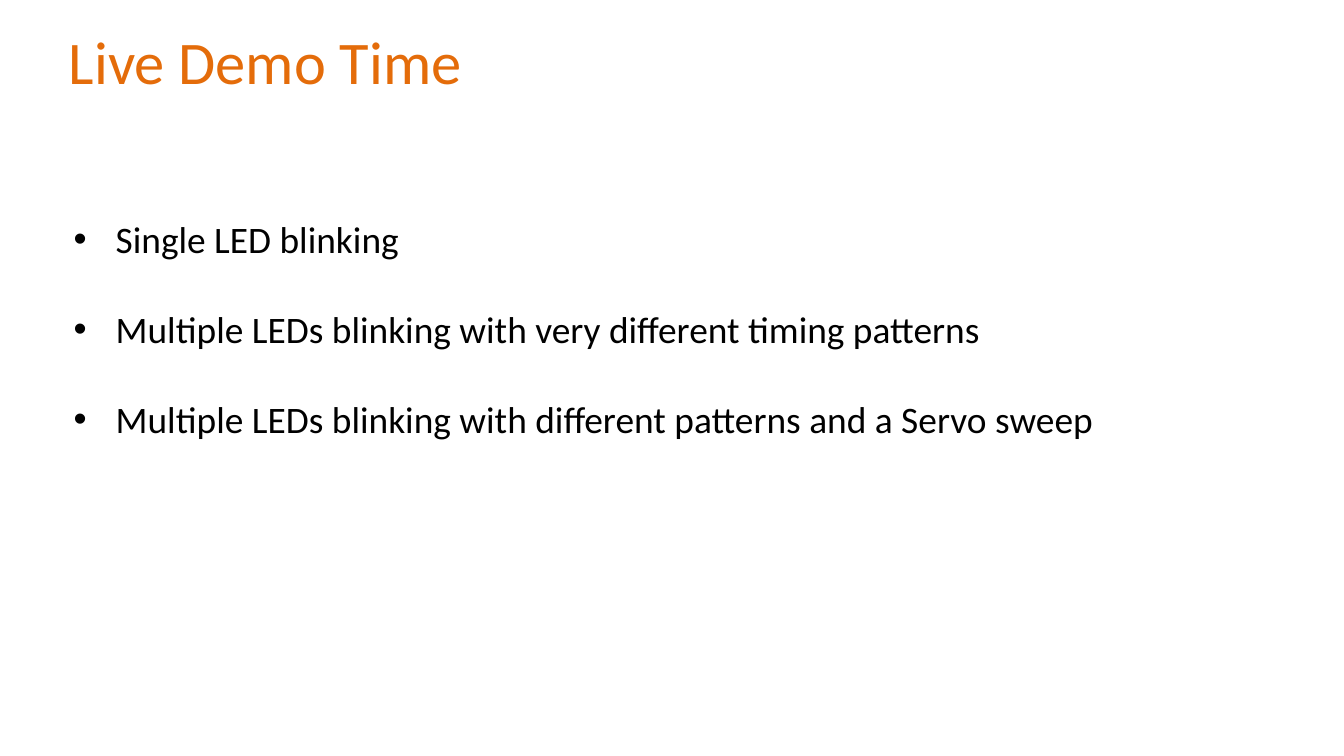
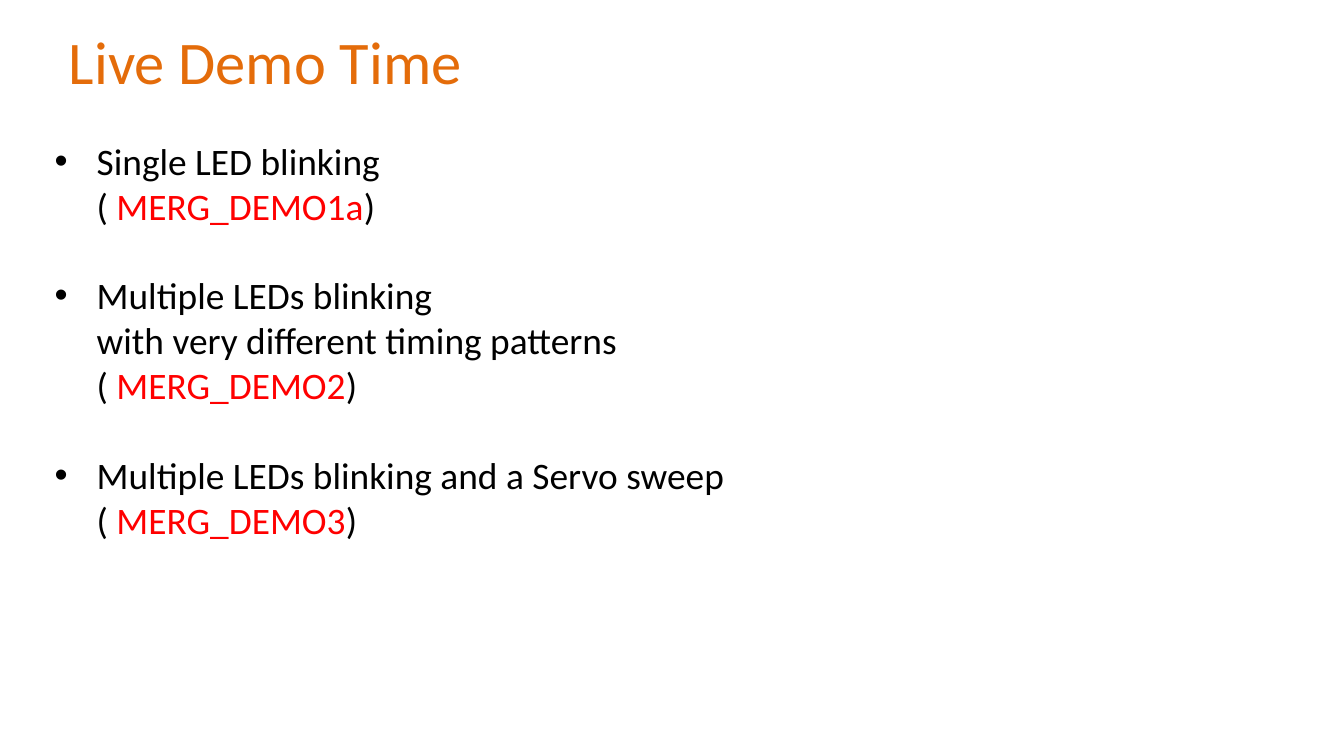
Before and after one commit to Alan-Lomax/MERG-SIG-Presentations, a slide deck: slide 30 of Introduction to Class Programming Part 2.pptx. Drawn at 1344x756 pixels with LibreOffice and Linux fonts; fonts in the diff are those of the drawing; background and template pictures are left out. Boxes give left, top, right and bottom in pixels: in the first picture for what was removed or moved away, otherwise in the second. Text is boxed around its words. In the diff, an @@ line names an element or a change of style, - is before the commit and + after.

```diff
--- a/Introduction to Class Programming Part 2.pptx
+++ b/Introduction to Class Programming Part 2.pptx
@@ text at <box>97,149,724,539</box>: text changed @@
-• Single LED blinking
-• Multiple LEDs blinking with very different timing patterns
-• Multiple LEDs blinking with different patterns and a Servo sweep
+• Single LED blinking
+  ( MERG_DEMO1a)
+• Multiple LEDs blinking
+  with very different timing patterns
+  ( MERG_DEMO2)
+• Multiple LEDs blinking and a Servo sweep
+  ( MERG_DEMO3)
```
Also in this commit, not shown: 7 other slides changed, 3 slides added.
